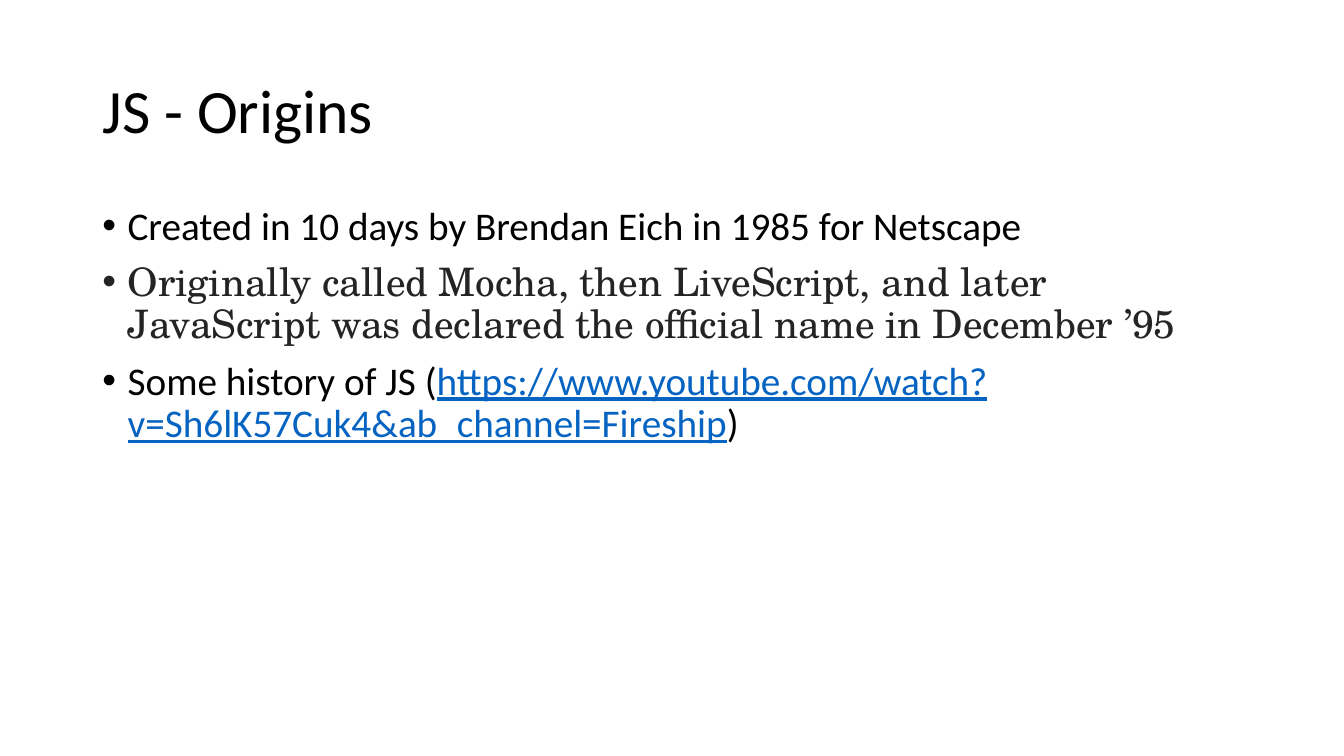
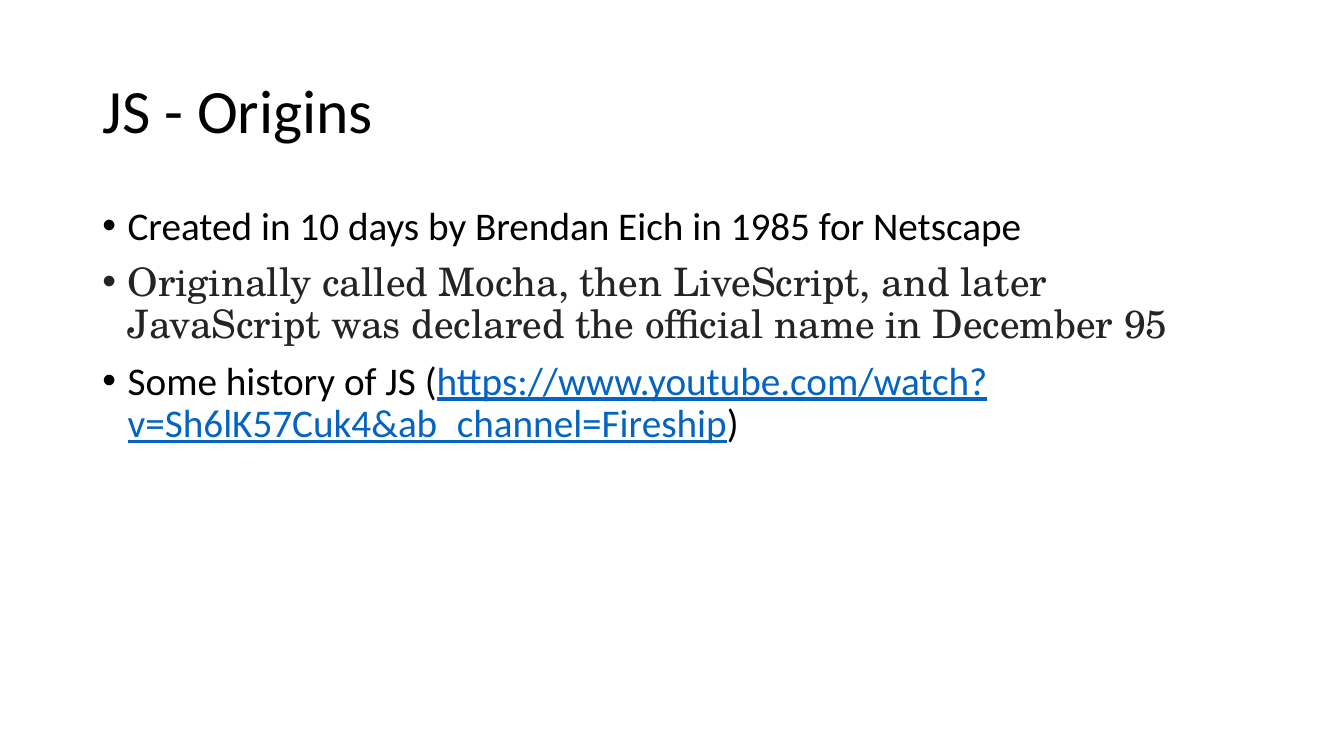
Before and after one commit to aarciab/typescript, a slide deck: slide 2 of 1_introduction/1_Origins.pptx. Drawn at 1344x756 pixels with LibreOffice and Linux fonts; fonts in the diff are those of the drawing. Boxes give left, top, right and bottom in pixels: in the first picture for what was removed or moved away, otherwise in the second. Text is boxed around its words. In the diff, an @@ line names an element or a change of style, - is before the commit and + after.

```diff
--- a/1_introduction/1_Origins.pptx
+++ b/1_introduction/1_Origins.pptx
@@ text at [128, 267, 1168, 346]: text changed @@
-• Originally called Mocha, then LiveScript, and later JavaScript was declared the official name in December ’95
+• Originally called Mocha, then LiveScript, and later JavaScript was declared the official name in December 95
```
Also in this commit, not shown: 1 other slide changed, 1 slide removed, 28 other files.
